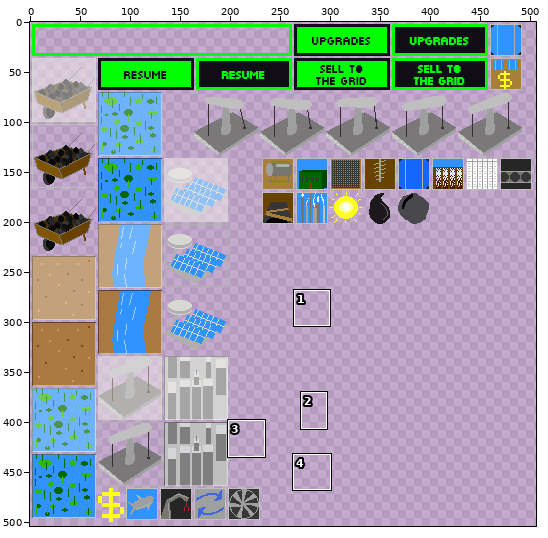
One commit to this sprite sheet: resources/assets.png. Above, an overview of the earlier version with the close-up marked.
Close-up. The starting point:
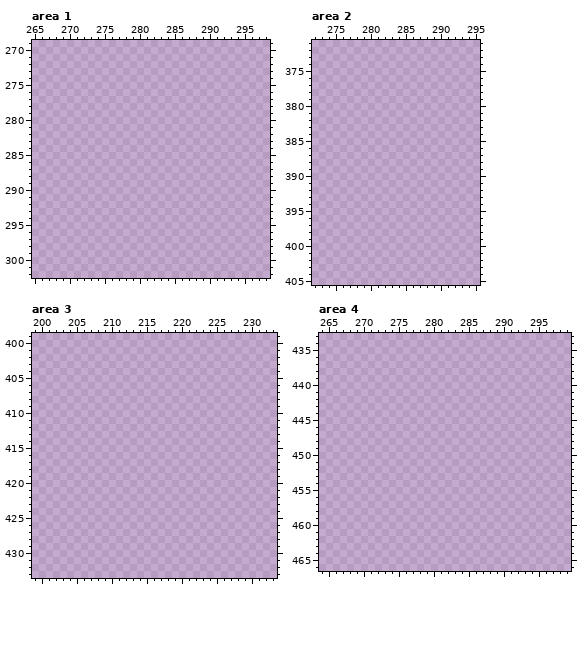
The file is 512x512 pixels. Colours within 5 levels of each other are drawn and written as one. Shown: area 1: x 265..298, y 269..302; area 2: x 272..295, y 371..405; area 3: x 199..233, y 399..433; area 4: x 264..299, y 433..466. The wide view leaves out empty margins. The commit also changed other parts of the picture, which this record leaves out.
New version:
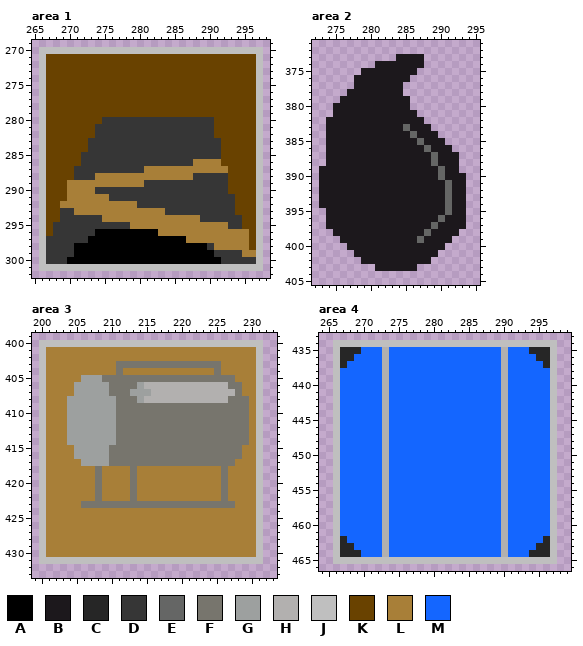
Palette (. is transparent): A #000000  B #1c181c  C #262626  D #363636  E #656665  F #77756d  G #9da09f  H #b2b0af  J #bfbfbf  K #694200  L #a87f38  M #1466ff
Edits made:
Changed rows in their new state; - is an unchanged pixel.
Area 1:
first column x 266:
270 JJJJJJJJJJJJJJJJJJJJJJJJJJJJJJJJ
271 JKKKKKKKKKKKKKKKKKKKKKKKKKKKKKKJ
272 JKKKKKKKKKKKKKKKKKKKKKKKKKKKKKKJ
273 JKKKKKKKKKKKKKKKKKKKKKKKKKKKKKKJ
274 JKKKKKKKKKKKKKKKKKKKKKKKKKKKKKKJ
275 JKKKKKKKKKKKKKKKKKKKKKKKKKKKKKKJ
276 JKKKKKKKKKKKKKKKKKKKKKKKKKKKKKKJ
277 JKKKKKKKKKKKKKKKKKKKKKKKKKKKKKKJ
278 JKKKKKKKKKKKKKKKKKKKKKKKKKKKKKKJ
279 JKKKKKKKKKKKKKKKKKKKKKKKKKKKKKKJ
280 JKKKKKKKKDDDDDDDDDDDDDDDDKKKKKKJ
281 JKKKKKKKDDDDDDDDDDDDDDDDDKKKKKKJ
282 JKKKKKKKDDDDDDDDDDDDDDDDDKKKKKKJ
283 JKKKKKKDDDDDDDDDDDDDDDDDDDKKKKKJ
284 JKKKKKKDDDDDDDDDDDDDDDDDDDKKKKKJ
285 JKKKKKDDDDDDDDDDDDDDDDDDDDKKKKKJ
286 JKKKKKDDDDDDDDDDDDDDDDLLLLKKKKKJ
287 JKKKKDDDDDDDDDDLLLLLLLLLLLLKKKKJ
288 JKKKKDDDLLLLLLLLLLLLLLDDDDDKKKKJ
289 JKKKLLLLLLLLLLLDDDDDDDDDDDDKKKKJ
290 JKKKLLLLDDDDDDDDDDDDDDDDDDDKKKKJ
291 JKKKLLLLLLDDDDDDDDDDDDDDDDDDKKKJ
292 JKKLLLLLLLLLLLDDDDDDDDDDDDDDKKKJ
293 JKKDDLLLLLLLLLLLLLDDDDDDDDDDKKKJ
294 JKKDDDDDDLLLLLLLLLLLLLLDDDDDDKKJ
295 JKDDDDDDDDDDDLLLLLLLLLLLLLLDDKKJ
296 JKDDDDDDAAAAAAAAALLLLLLLLLLLLLKJ
297 JDDDDDDAAAAAAAAAAAAAALLLLLLLLLKJ
298 JDDDDAAAAAAAAAAAAAAAAAAADLLLLLKJ
299 JDDDDAAAAAAAAAAAAAAAAAAAADDDDLLJ
300 JDDDAAAAAAAAAAAAAAAAAAAAAADDDDDJ
301 JJJJJJJJJJJJJJJJJJJJJJJJJJJJJJJJ
Area 2:
first column x 273:
373 -----------BBBB------
374 --------BBBBBBB------
375 ------BBBBBBBB-------
376 -----BBBBBBBB--------
377 -----BBBBBBB---------
378 ----BBBBBBBB---------
379 ---BBBBBBBBBB--------
380 --BBBBBBBBBBB--------
381 --BBBBBBBBBBBB-------
382 -BBBBBBBBBBBBBB------
383 -BBBBBBBBBBBEBBB-----
384 -BBBBBBBBBBBBEBBB----
385 -BBBBBBBBBBBBBEBBB---
386 -BBBBBBBBBBBBBBEBBB--
387 -BBBBBBBBBBBBBBBEBBB-
388 -BBBBBBBBBBBBBBBEBBB-
389 BBBBBBBBBBBBBBBBBEBB-
390 BBBBBBBBBBBBBBBBBEBBB
391 BBBBBBBBBBBBBBBBBBEBB
392 BBBBBBBBBBBBBBBBBBEBB
393 BBBBBBBBBBBBBBBBBBEBB
394 BBBBBBBBBBBBBBBBBBEBB
395 -BBBBBBBBBBBBBBBBBEBB
396 -BBBBBBBBBBBBBBBBEBBB
397 -BBBBBBBBBBBBBBBEBBBB
398 --BBBBBBBBBBBBBEBBBB-
399 ---BBBBBBBBBBBEBBBB--
400 ----BBBBBBBBBBBBBB---
401 -----BBBBBBBBBBBB----
402 ------BBBBBBBBBB-----
403 --------BBBBBB-------
Area 3:
first column x 200:
400 JJJJJJJJJJJJJJJJJJJJJJJJJJJJJJJJ
401 JLLLLLLLLLLLLLLLLLLLLLLLLLLLLLLJ
402 JLLLLLLLLLLLLLLLLLLLLLLLLLLLLLLJ
403 JLLLLLLLLLLFFFFFFFFFFFFFFFLLLLLJ
404 JLLLLLLLLLLFLLLLLLLLLLLLLFLLLLLJ
405 JLLLLLGGGFFFFFFFFFFFFFFFFFFFLLLJ
406 JLLLLGGGGGFFFFGHHHHHHHHHHHHFFLLJ
407 JLLLLGGGGGFFFGGGHHHHHHHHHHHHFLLJ
408 JLLLGGGGGGGFFFGHHHHHHHHHHHHFFFLJ
409 JLLLGGGGGGGFFFFFFFFFFFFFFFFFFFLJ
410 JLLLGGGGGGGFFFFFFFFFFFFFFFFFFFLJ
411 JLLLGGGGGGGFFFFFFFFFFFFFFFFFFFLJ
412 JLLLGGGGGGGFFFFFFFFFFFFFFFFFFFLJ
413 JLLLGGGGGGGFFFFFFFFFFFFFFFFFFFLJ
414 JLLLGGGGGGGFFFFFFFFFFFFFFFFFFFLJ
415 JLLLLGGGGGFFFFFFFFFFFFFFFFFFFLLJ
416 JLLLLGGGGGFFFFFFFFFFFFFFFFFFFLLJ
417 JLLLLLGGGGFFFFFFFFFFFFFFFFFFLLLJ
418 JLLLLLLLFLLLLFLLLLLLLLLLLLFLLLLJ
419 JLLLLLLLFLLLLFLLLLLLLLLLLLFLLLLJ
420 JLLLLLLLFLLLLFLLLLLLLLLLLLFLLLLJ
421 JLLLLLLLFLLLLFLLLLLLLLLLLLFLLLLJ
422 JLLLLLLLFLLLLFLLLLLLLLLLLLFLLLLJ
423 JLLLLLFFFFFFFFFFFFFFFFFFFFFFLLLJ
424 JLLLLLLLLLLLLLLLLLLLLLLLLLLLLLLJ
425 JLLLLLLLLLLLLLLLLLLLLLLLLLLLLLLJ
426 JLLLLLLLLLLLLLLLLLLLLLLLLLLLLLLJ
427 JLLLLLLLLLLLLLLLLLLLLLLLLLLLLLLJ
428 JLLLLLLLLLLLLLLLLLLLLLLLLLLLLLLJ
429 JLLLLLLLLLLLLLLLLLLLLLLLLLLLLLLJ
430 JLLLLLLLLLLLLLLLLLLLLLLLLLLLLLLJ
431 JJJJJJJJJJJJJJJJJJJJJJJJJJJJJJJJ
Area 4:
first column x 266:
434 JJJJJJJJJJJJJJJJJJJJJJJJJJJJJJJJ
435 JCCCMMMHMMMMMMMMMMMMMMMMHMMMCCCJ
436 JCCMMMMHMMMMMMMMMMMMMMMMHMMMMCCJ
437 JCMMMMMHMMMMMMMMMMMMMMMMHMMMMMCJ
438 JMMMMMMHMMMMMMMMMMMMMMMMHMMMMMMJ
439 JMMMMMMHMMMMMMMMMMMMMMMMHMMMMMMJ
440 JMMMMMMHMMMMMMMMMMMMMMMMHMMMMMMJ
441 JMMMMMMHMMMMMMMMMMMMMMMMHMMMMMMJ
442 JMMMMMMHMMMMMMMMMMMMMMMMHMMMMMMJ
443 JMMMMMMHMMMMMMMMMMMMMMMMHMMMMMMJ
444 JMMMMMMHMMMMMMMMMMMMMMMMHMMMMMMJ
445 JMMMMMMHMMMMMMMMMMMMMMMMHMMMMMMJ
446 JMMMMMMHMMMMMMMMMMMMMMMMHMMMMMMJ
447 JMMMMMMHMMMMMMMMMMMMMMMMHMMMMMMJ
448 JMMMMMMHMMMMMMMMMMMMMMMMHMMMMMMJ
449 JMMMMMMHMMMMMMMMMMMMMMMMHMMMMMMJ
450 JMMMMMMHMMMMMMMMMMMMMMMMHMMMMMMJ
451 JMMMMMMHMMMMMMMMMMMMMMMMHMMMMMMJ
452 JMMMMMMHMMMMMMMMMMMMMMMMHMMMMMMJ
453 JMMMMMMHMMMMMMMMMMMMMMMMHMMMMMMJ
454 JMMMMMMHMMMMMMMMMMMMMMMMHMMMMMMJ
455 JMMMMMMHMMMMMMMMMMMMMMMMHMMMMMMJ
456 JMMMMMMHMMMMMMMMMMMMMMMMHMMMMMMJ
457 JMMMMMMHMMMMMMMMMMMMMMMMHMMMMMMJ
458 JMMMMMMHMMMMMMMMMMMMMMMMHMMMMMMJ
459 JMMMMMMHMMMMMMMMMMMMMMMMHMMMMMMJ
460 JMMMMMMHMMMMMMMMMMMMMMMMHMMMMMMJ
461 JMMMMMMHMMMMMMMMMMMMMMMMHMMMMMMJ
462 JCMMMMMHMMMMMMMMMMMMMMMMHMMMMMCJ
463 JCCMMMMHMMMMMMMMMMMMMMMMHMMMMCCJ
464 JCCCMMMHMMMMMMMMMMMMMMMMHMMMCCCJ
465 JJJJJJJJJJJJJJJJJJJJJJJJJJJJJJJJ
Where, in picture pixels (left, top, right, bottom), the same in both close-ups:
added: (39, 47, 263, 271)
added: (319, 54, 466, 271)
added: (39, 340, 263, 564)
added: (333, 340, 557, 564)
